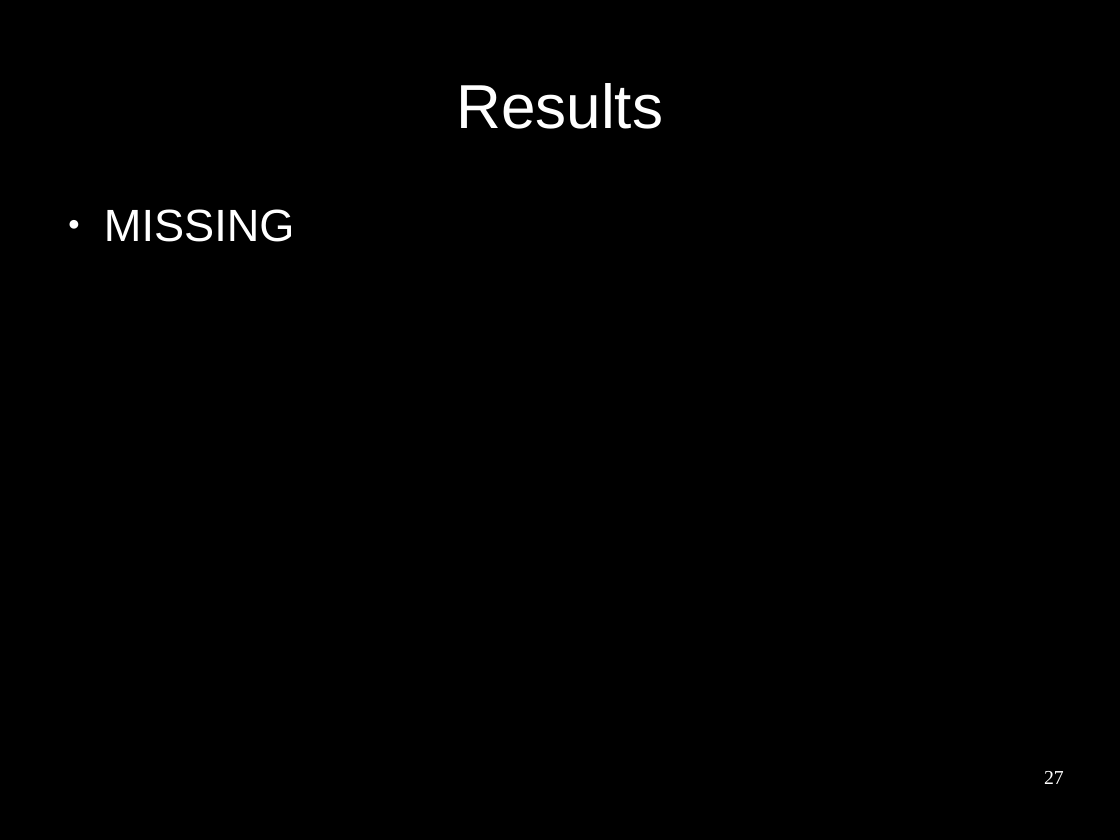
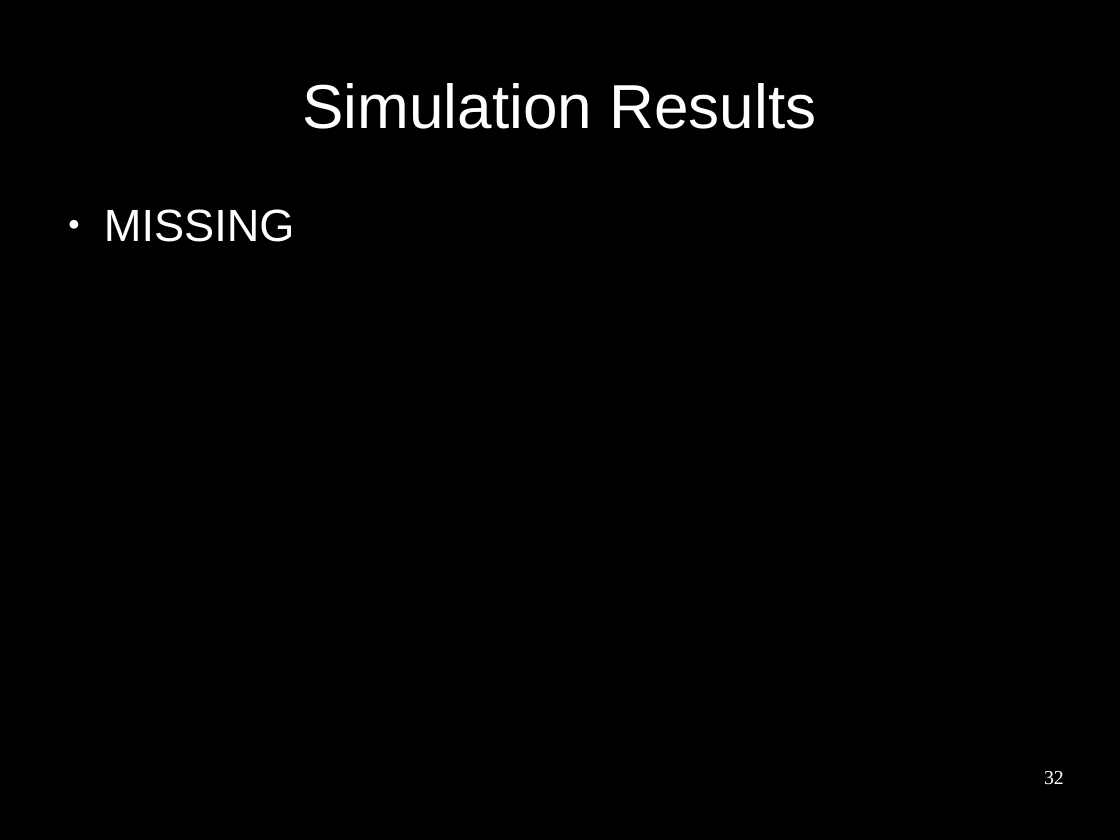
Before and after one commit to benediktibk/bachelorthesis, a slide deck: slide 32 of presentation.odp (slide 27 before the commit). Drawn at 1120x840 pixels with LibreOffice and Linux fonts; fonts in the diff are those of the drawing; background and template pictures are left out. Boxes give left, top, right and bottom in pixels: in the first picture for what was removed or moved away, otherwise in the second. Text is boxed around its words. In the diff, an @@ line names an element or a change of style, - is before the commit and + after.

Commit message:
added results to the presentation

```diff
--- a/presentation.odp
+++ b/presentation.odp
@@ title at (x1=303, y1=83, x2=816, y2=129): text changed @@
-Results
+Simulation Results
@@ page number at (x1=1044, y1=771, x2=1064, y2=785): text changed @@
-27
+32
```
Also in this commit, not shown: 7 slides added, 3 other files.
